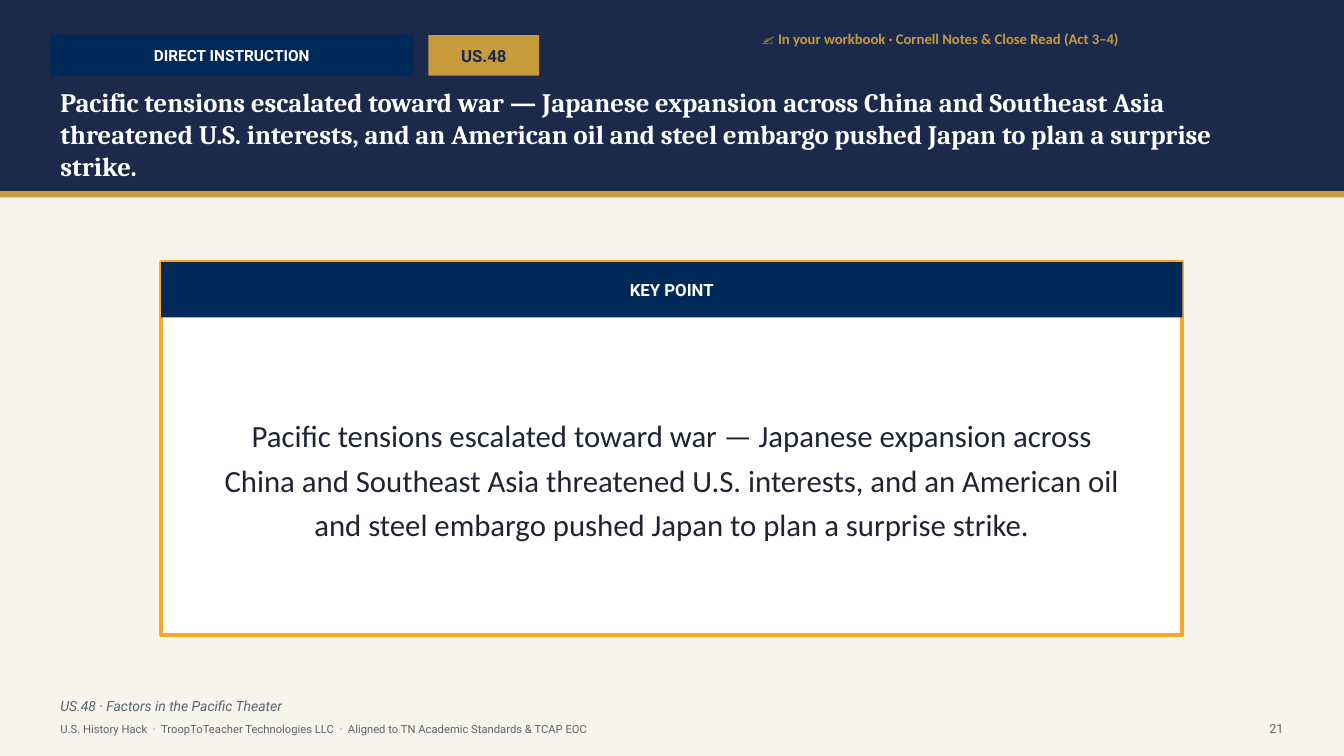
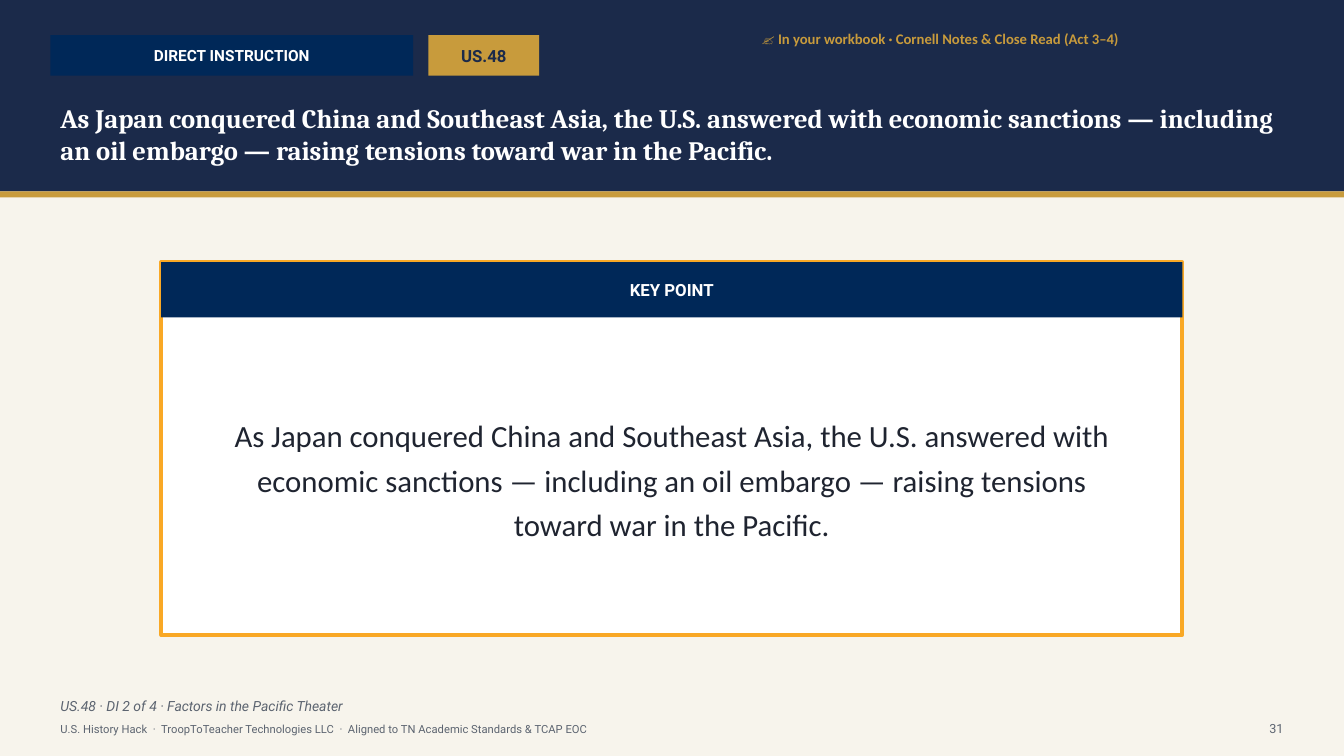
Before and after one commit to Trooptoteacher/trooptoteacher-history, a slide deck: slide 32 of 00_START_HERE/UNIT6_DECKS_BUILD/Unit6_Student_Deck_CourseStandard.pptx (slide 28 before the commit). Drawn at 1344x756 pixels with LibreOffice and Linux fonts; fonts in the diff are those of the drawing. Boxes give left, top, right and bottom in pixels: in the first picture for what was removed or moved away, otherwise in the second. Text is boxed around its words. In the diff, an @@ line names an element or a change of style, - is before the commit and + after.

```diff
--- a/00_START_HERE/UNIT6_DECKS_BUILD/Unit6_Student_Deck_CourseStandard.pptx
+++ b/00_START_HERE/UNIT6_DECKS_BUILD/Unit6_Student_Deck_CourseStandard.pptx
@@ text at (60, 109, 1273, 166): text changed @@
-Pacific tensions escalated toward war — Japanese expansion across China and Southeast Asia threatened U.S. interests, and an American oil and steel embargo pushed Japan to plan a surprise strike.
+As Japan conquered China and Southeast Asia, the U.S. answered with economic sanctions — including an oil embargo — raising tensions toward war in the Pacific.
@@ text at (235, 425, 1108, 537): text changed @@
-Pacific tensions escalated toward war — Japanese expansion across China and Southeast Asia threatened U.S. interests, and an American oil and steel embargo pushed Japan to plan a surprise strike.
+As Japan conquered China and Southeast Asia, the U.S. answered with economic sanctions — including an oil embargo — raising tensions toward war in the Pacific.
@@ text at (60, 700, 343, 711): text changed @@
-US.48 · Factors in the Pacific Theater
+US.48 · DI 2 of 4 · Factors in the Pacific Theater
@@ text at (1269, 724, 1283, 733): text changed @@
-21
+31
```
Also in this commit, not shown: 108 other slides changed, 16 slides added, 1 slide removed, 2 other files.
